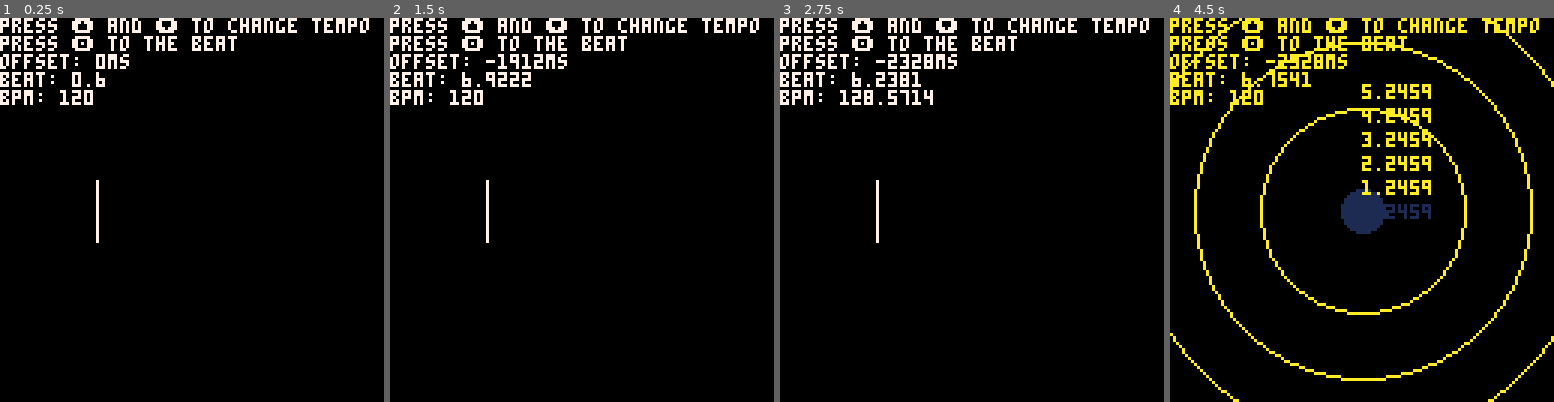
Above: before the commit, frames 1-4 (left to right).
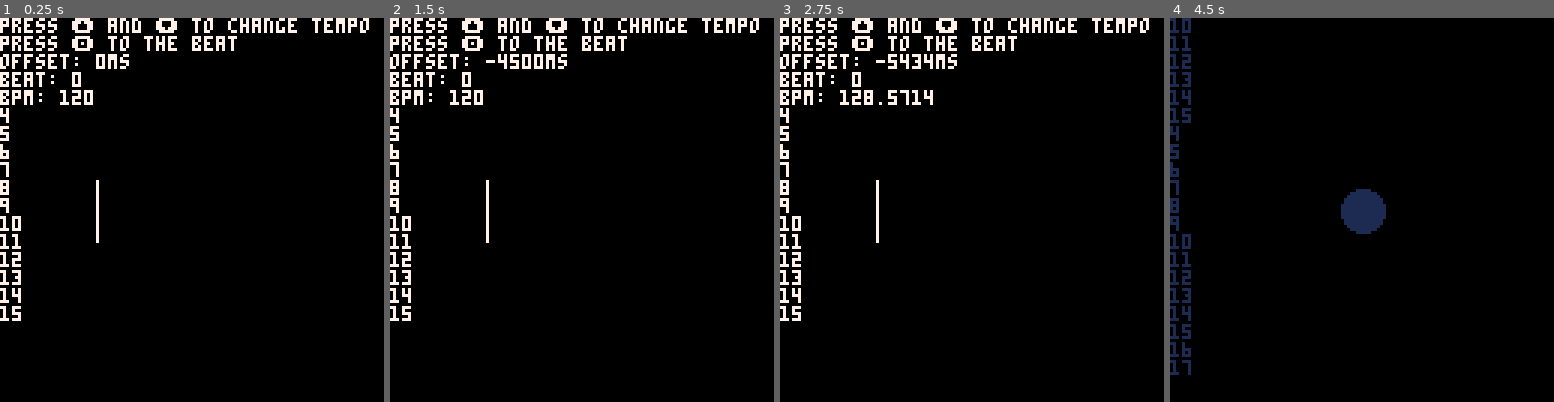
Above: after the commit, the same moments.

Repository: Bakawy/Pico_Games
Game: PICO-8 cartridge beat_game.p8
Same seed, same stepped clock (60 frames per second), same inputs: the game is played once before the commit and once after it.
Inputs:
- Up to frame 1 (0.25 s): no input
- Up to frame 2 (1.5 s): tap X (X key) at 0.33, 1.07 s; tap O (Z key) at 0.7 s
- Up to frame 3 (2.75 s): hold Right 1.6-2.1 s; tap O (Z key) at 1.7, 2.1, 2.5 s; tap X (X key) at 1.85 s; hold Up 2.15-2.42 s; hold Right from 2.47 s (still down)
- Up to frame 4 (4.5 s): tap O (Z key) every 0.4 s from 2.9 to 4.1 s; tap X (X key) at 2.97, 4.08 s; release Right at 3.03 s; hold Left 3.08-3.58 s; hold Down 3.63-3.97 s; hold Right from 4.02 s (still down)

The runs differ from the first frame. In frame 1, 1.1% of the frame differs, in the area x 0-28%, y 14-79%; in frame 2, 1.5%; in frame 3, 1.4%; in frame 4, 11%, in the area x 0-100%, y 0-100%.

Commit message:
updated timing

Diff:
--- /dev/null
+++ b/audio_sync_test.p8
@@ -0,0 +1,220 @@
+pico-8 cartridge // http://www.pico-8.com
+version 42
+__lua__
+-- audio sync test
+-- by zep
+
+cls()
+music()
+last=0
+maxstat=0
+
+function draw_channel(chan,x)
+ local col=1
+
+ local v=stat(56)
+
+ -- old stat:
+ -- slightly ahead, and lower
+ -- resolution
+ --local v=stat(26)
+
+ col=5+((v\64)%4)*3
+
+	circfill(x,24+col*4,8,col)
+
+end
+
+function _update60()
+	if stat(56)>maxstat then
+		maxstat=stat(56)
+	end
+end
+
+function _draw()
+ cls(7)
+	for i=0,3 do
+	 draw_channel(i,16+i*32)
+	end
+	print(maxstat)
+end
+…(4 lines of a section not shown)…
+-->8
+
+-- compare delts of stat 26,56
+
+function _draw_deltas()
+ v0=stat(26)
+ v1=stat(56)
+ print("+"..(v1-last).." "..v1..
+   "("..v0..")")
+	last=v1
+end
+
+--_draw = _draw_deltas
+…(163 lines of a section not shown)…
--- a/beat_game.p8
+++ b/beat_game.p8
@@ -15,8 +15,9 @@
     pulse = 360
     last_row = -1
     timing = -1 -- 2=good, 1=ok, 0=bad, -1=nothing
-	basetime = 0
 	song = 1
+    music_change=false
+
 
 	setspd(spd)
 	music(song)
@@ -41,11 +42,11 @@
 
 function _update60()
     -- Tempo control
-    if btnp(⬆️) then spd = max(1, spd-1); setspd(spd); basetime=time() end
-    if btnp(⬇️) then spd += 1; setspd(spd); basetime=time() end
+    if btnp(⬆️) then spd = max(1, spd-1); setspd(spd); end
+    if btnp(⬇️) then spd += 1; setspd(spd); end
 
     -- Core timing (row-based)
-    local row = stat(21)
+    local row = stat(50)
     if row != last_row then
         if row % 4 == 0 then
             pulse = maxpulse
@@ -56,6 +57,7 @@
 
     -- Smooth beat progress (time-based)
     smooth_beat = (get_time()) / beatlength
+    music_change=false
 
     -- Game systems
     if calibrating then
@@ -76,9 +78,12 @@
     cls()
 	print("press ⬆️ and ⬇️ to change tempo")
 	print("press 🅾️ to the beat")
- print("offset: "..flr(input_offset*1000).."ms")
+    print("offset: "..flr(input_offset*1000).."ms")
 	print("beat: "..smooth_beat)
 	print("bpm: "..bpm)
+    for s in all(scheduled_sfx) do
+        print(s.beat)
+    end
 
     if calibrating then
         draw_calibration()
@@ -106,6 +111,7 @@
     bpm = 1800/spd
     beatlength = 60/bpm
     music(song, 0, true)
+    music_change=true
 end
 
 -->8
@@ -123,17 +129,16 @@
 
                 if time_diff <= 0.07 then -- ~1/4 note at 120bpm
                     timing = 2 -- Perfect
-                    sfx(4)
                     del(expected_inputs, input)
 					break
                 elseif time_diff <= 0.15 then
                     timing = 1 -- Good
-                    sfx(4)
                     del(expected_inputs, input)
 					break
                 else
 					sfx(5)
                     timing = 0 -- Bad
+                    del(expected_inputs, input)
 					break
                 end
             end
@@ -152,27 +157,39 @@
 function initgame()
 	music(-1)
 	music(0)
+    music_change=true
 	song=0
-	basetime=time()
-	for i=0,3 do
+	for i=4,7 do
         add(scheduled_sfx, {beat=i, id=3})
     end
 	expected_inputs = {
-        {beat=4, button=🅾️},
-		{beat=5, button=🅾️},
-		{beat=6, button=🅾️},
-		{beat=7, button=🅾️},
 		{beat=8, button=🅾️},
 		{beat=9, button=🅾️},
 		{beat=10, button=🅾️},
 		{beat=11, button=🅾️},
 		{beat=12, button=🅾️},
+        {beat=13, button=🅾️},
+		{beat=14, button=🅾️},
+		{beat=15, button=🅾️},
+		{beat=16, button=🅾️},
+		{beat=17, button=🅾️},
     }
-
-end
-
-function get_time()
-	return time() - basetime - input_offset
+    for i in all(expected_inputs) do
+        add(scheduled_sfx, {beat=i.beat,id=4})
+    end
+end
+
+function get_time(useoffset)
+    useoffset = useoffset and useoffset or true
+    if music_change then
+        return 0
+    end
+	return ((stat(56) * (bpm/100) / 72) + stat(55) * 8) * beatlength - (useoffset and 0 or input_offset)
+end
+
+function checkbeat(beat, useoffset)
+    useoffset = useoffset and useoffset or true
+    return abs(get_time(useoffset) - (beat * beatlength)) < 1/60 or smooth_beat >= beat
 end
 -->8
 -- calibration system
@@ -249,9 +266,9 @@
 -->8
 -- audio scheduling
 function check_scheduled_sfx()
-    local pattern, row = 0, stat(21)
+    local row = stat(50)
     for s in all(scheduled_sfx) do
-        if pattern == 0 and row == (s.beat * 4) % 64 then
+        if checkbeat(s.beat, false) and not music_change then
             sfx(s.id)
             del(scheduled_sfx, s)
         end
Not shown, changed: 162 lines of the sprite sheet (__gfx__) section of audio_sync_test.p8
Not shown, changed: the thumbnail (__label__) section of audio_sync_test.p8
Not shown, changed: the music (__music__) section of audio_sync_test.p8
Not shown, changed: the sound effects (__sfx__) section of audio_sync_test.p8
Not shown, changed: pages/beat_game.js
